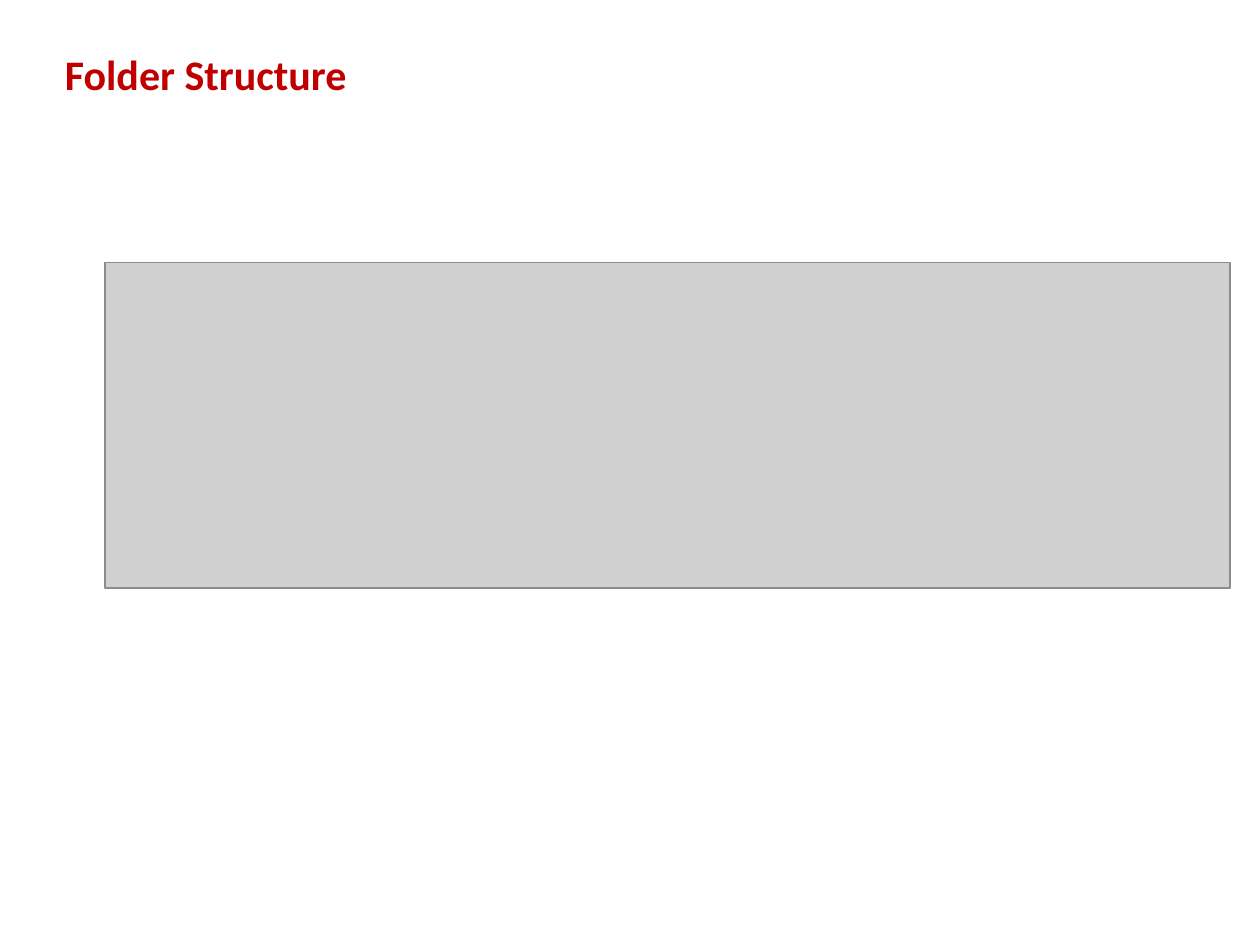
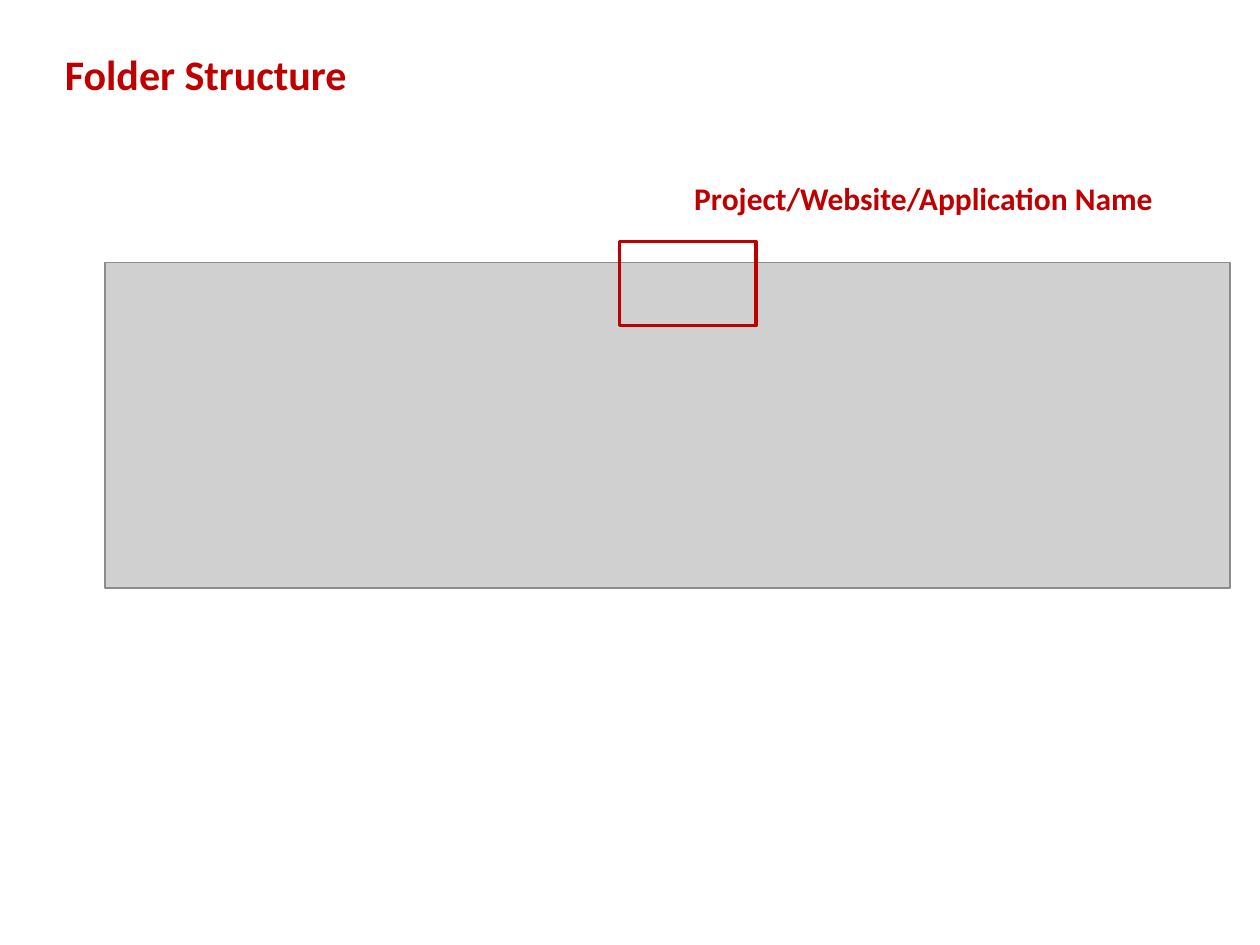
Before and after one commit to marktechslead/angular, a slide deck: slide 6 of Bootstrap/Bootstrap_Notes.pptx. Drawn at 1260x945 pixels with LibreOffice and Linux fonts; fonts in the diff are those of the drawing; grey boxes stand for pictures. Boxes give left, top, right and bottom in pixels: in the first picture for what was removed or moved away, otherwise in the second. Text is boxed around its words. In the diff, an @@ line names an element or a change of style, - is before the commit and + after.

```diff
--- a/Bootstrap/Bootstrap_Notes.pptx
+++ b/Bootstrap/Bootstrap_Notes.pptx
@@ text added at bbox=[694, 188, 1153, 216], 18 pt, text #C00000, bold @@
+Project/Website/Application Name
@@ rectangle added at bbox=[620, 242, 756, 326], outline #C00000 2 pt @@
```
Also in this commit, not shown: 1 slide added.
